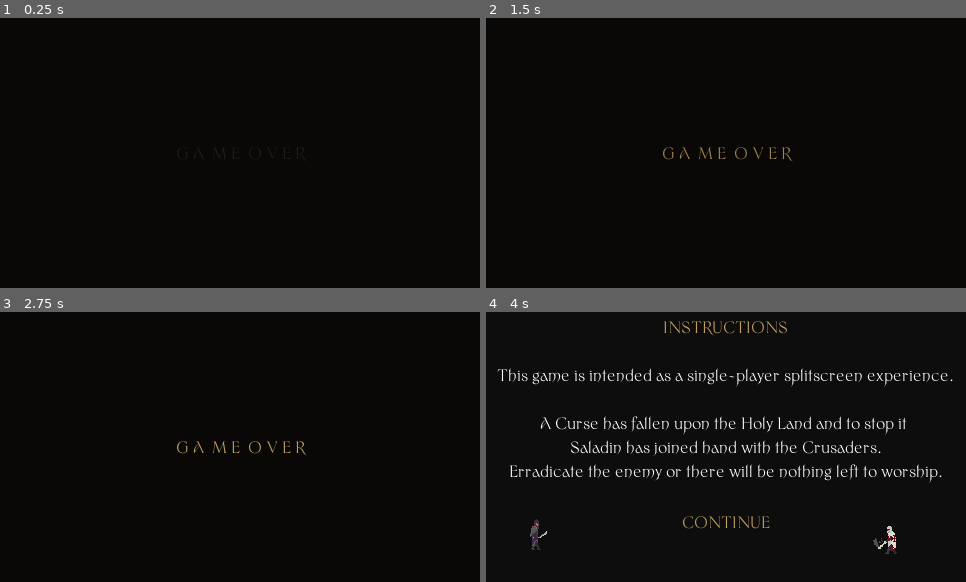
Above: before the commit, frames 1-4 (two rows, left to right).
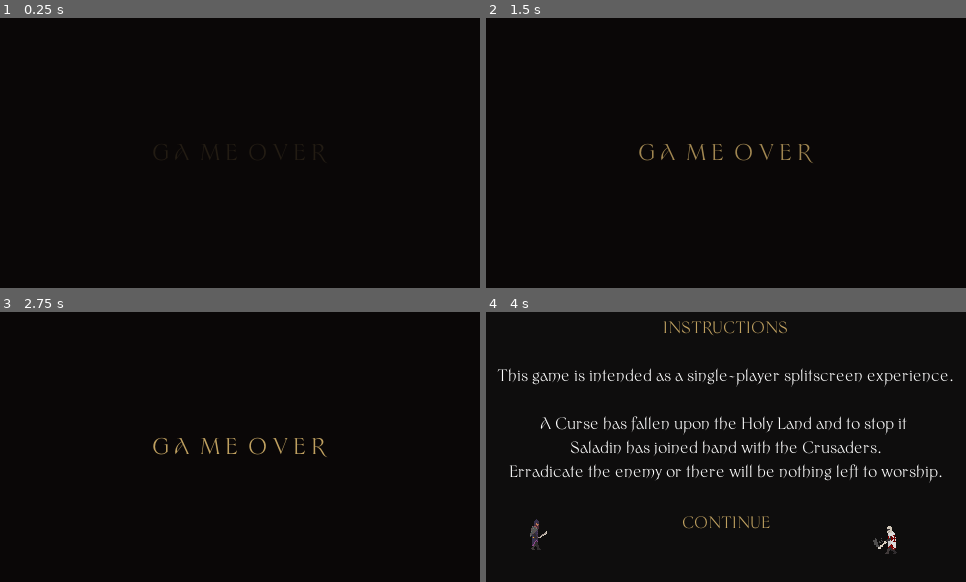
Above: after the commit, the same moments.

Repository: imav97/GMTK2021
Game: Godot game, scene res://GameOver.tscn
The game is run twice, just before and just after one commit, with the same random seed, the same clock (stepped at 60 frames per second) and the same inputs. This scene is started directly instead of the project's main scene.
Inputs (mouse positions are in pixels of both pictures, inside the frame that each line leads up to):
- Up to frame 1 (0.25 s): no input
- Up to frame 2 (1.5 s): move the mouse to (831, 139) at 0.52 s; press the mouse at (831, 139) at 0.53 s; hold D (right) 0.53-1.25 s; release the mouse at (831, 139) at 1.25 s; drag from (630, 166) to (702, 207) at 1.27 s
- Up to frame 3 (2.75 s): tap Enter at 2 s; move the mouse to (288, 387) at 2.02 s; hold D (right) from 2.03 s (still down); hold Space (simple_attack) from 2.03 s (still down)
- Up to frame 4 (4 s): release D (right) at 2.75 s; release Space (simple_attack) at 2.75 s; drag from (702, 501) to (582, 406) at 2.77 s; click "Start" at 3.5 s

The runs differ from the first frame. In frame 1, less than 0.1% of the frame differs, in the area x 32-68%, y 47-53%; in frame 2, 0.7%; in frame 3, 0.7%, in the area x 31-69%, y 46-54%; in frame 4, nothing differs.

Commit message:
even better gameover screen

Diff:
--- a/gmtk2021/GameOver.tscn
+++ b/gmtk2021/GameOver.tscn
@@ -15,6 +15,7 @@
 "
 
 [sub_resource type="DynamicFont" id=2]
+size = 22
 font_data = ExtResource( 1 )
 
 [sub_resource type="Animation" id=3]
@@ -52,10 +53,10 @@
 anchor_top = 0.5
 anchor_right = 0.5
 anchor_bottom = 0.5
-margin_left = -64.5
-margin_top = -10.0
-margin_right = 64.5
-margin_bottom = 10.0
+margin_left = -88.0
+margin_top = -15.0
+margin_right = 85.0
+margin_bottom = 12.0
 custom_fonts/font = SubResource( 2 )
 custom_colors/font_color = Color( 0.752941, 0.631373, 0.376471, 1 )
 text = "G A  M E  O V E R"
--- a/gmtk2021/Root.tscn
+++ b/gmtk2021/Root.tscn
@@ -75,7 +75,7 @@
 [node name="AnimatedSaladdin" parent="MarginContainer/VBoxContainer/Buttons/HBoxContainer" instance=ExtResource( 4 )]
 visible = false
 position = Vector2( 182, 15 )
-frame = 7
+frame = 3
 
 [node name="Start" type="Button" parent="MarginContainer/VBoxContainer/Buttons/HBoxContainer"]
 margin_left = 196.0
@@ -91,7 +91,7 @@
 [node name="AnimatedTemplar" parent="MarginContainer/VBoxContainer/Buttons/HBoxContainer" instance=ExtResource( 5 )]
 visible = false
 position = Vector2( 278, 15 )
-frame = 0
+frame = 7
 
 [node name="HBoxContainer2" type="HBoxContainer" parent="MarginContainer/VBoxContainer/Buttons"]
 margin_top = 42.0
@@ -104,7 +104,7 @@
 [node name="AnimatedSaladdin2" parent="MarginContainer/VBoxContainer/Buttons/HBoxContainer2" instance=ExtResource( 4 )]
 visible = false
 position = Vector2( 166, 13 )
-frame = 7
+frame = 3
 
 [node name="Credits" type="Button" parent="MarginContainer/VBoxContainer/Buttons/HBoxContainer2"]
 margin_left = 181.0
@@ -120,7 +120,7 @@
 [node name="AnimatedTemplar2" parent="MarginContainer/VBoxContainer/Buttons/HBoxContainer2" instance=ExtResource( 5 )]
 visible = false
 position = Vector2( 294, 13 )
-frame = 10
+frame = 6
 
 [node name="HBoxContainer3" type="HBoxContainer" parent="MarginContainer/VBoxContainer/Buttons"]
 margin_top = 84.0
@@ -133,7 +133,7 @@
 [node name="AnimatedSaladdin3" parent="MarginContainer/VBoxContainer/Buttons/HBoxContainer3" instance=ExtResource( 4 )]
 visible = false
 position = Vector2( 181, 19 )
-frame = 5
+frame = 1
 
 [node name="Quit" type="Button" parent="MarginContainer/VBoxContainer/Buttons/HBoxContainer3"]
 margin_left = 198.0
@@ -149,7 +149,7 @@
 [node name="AnimatedTemplar3" parent="MarginContainer/VBoxContainer/Buttons/HBoxContainer3" instance=ExtResource( 5 )]
 visible = false
 position = Vector2( 278, 19 )
-frame = 9
+frame = 5
 
 [node name="DynamicBG" parent="." instance=ExtResource( 2 )]
 
